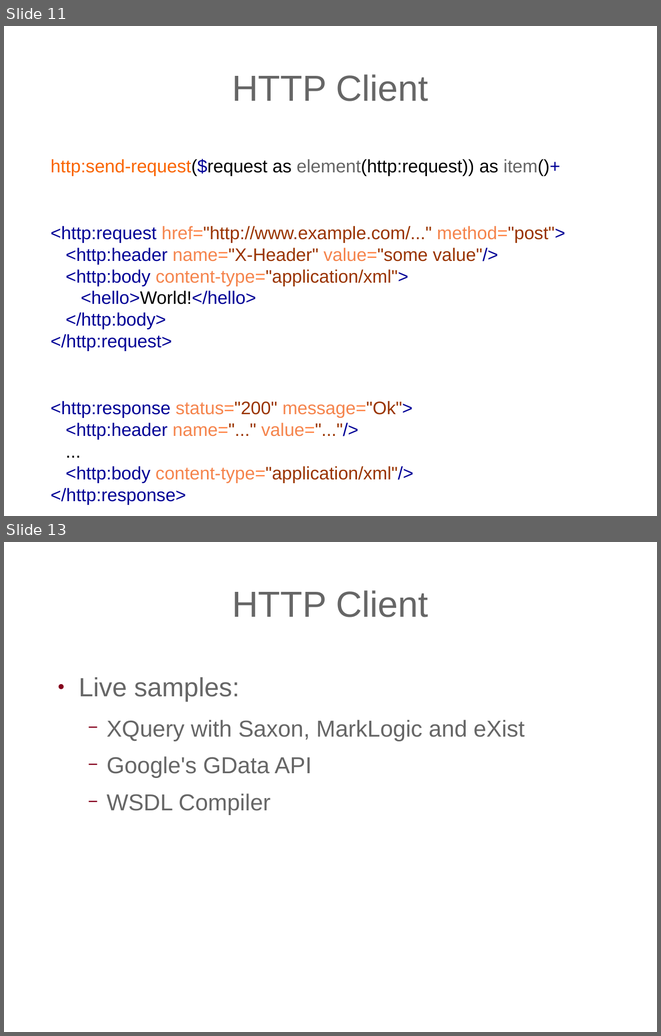
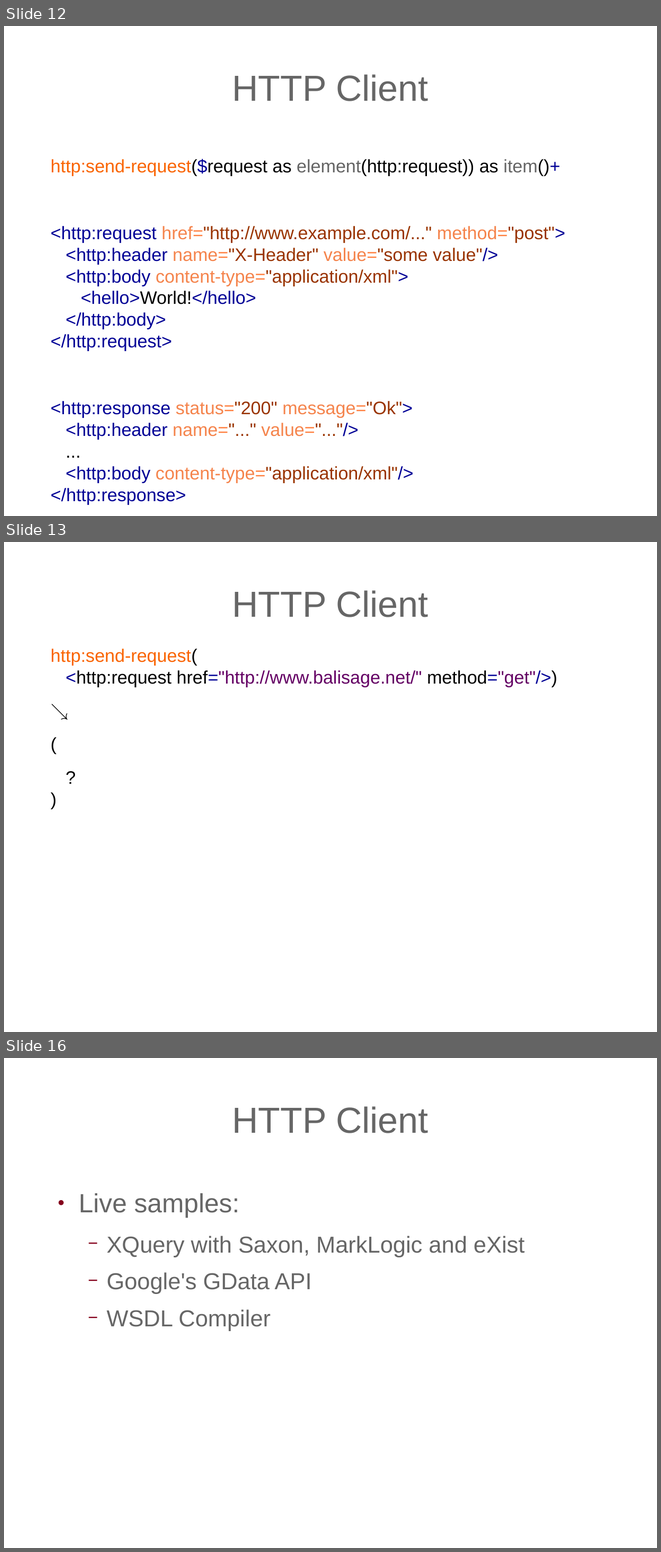
Before and after one commit to expath/expath-www, a slide deck: misc/2009-balisage/presentation/balisage-expath.odp. Shown one above the other, each under a label of ours: slides 11 and 13 before the commit, slides 12, 13 and 16 after it; the slides between them are not shown. The pictures are 661x1036 and 661x1552 pixels, drawn with LibreOffice and Linux fonts; fonts in the diff are those of the drawing; background and template pictures are left out. Boxes give left, top, right and bottom in pixels: in the first picture for what was removed or moved away, otherwise in the second. Text is boxed around its words. In the diff, an @@ line names an element or a change of style, - is before the commit and + after.

Commit message:
Last version of Balisage presentation.

```diff
--- a/misc/2009-balisage/presentation/balisage-expath.odp
+++ b/misc/2009-balisage/presentation/balisage-expath.odp
@@ slide 13 added at [4, 542, 657, 1032], background picture (left out) @@
@@ title added at [232, 590, 428, 617], 44 pt, text #666666 @@
+HTTP Client
@@ text added at [51, 649, 557, 687], 22 pt, text #640064 @@
+http:send-request(
+<http:request href="http://www.balisage.net/" method="get"/>)
+↘
+(
+?
+)
@@ what was slide 11 is now slide 12 @@
@@ what was slide 13 is now slide 16 @@
```
Also in this commit, not shown: 3 slides changed, 7 other slides added, 2 slides removed, 1 other file.
